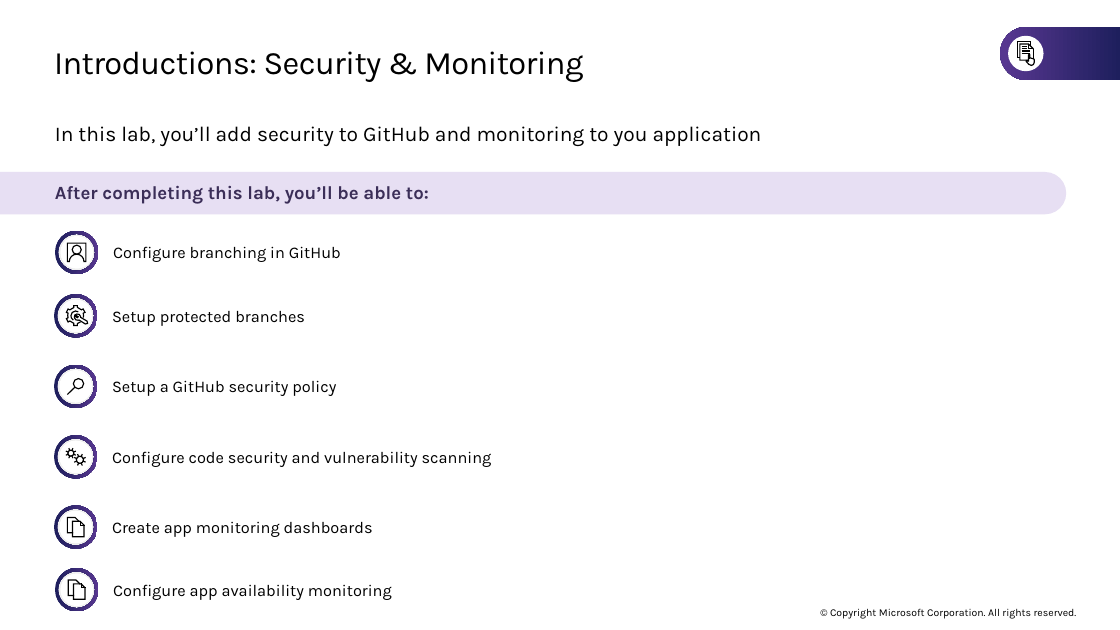
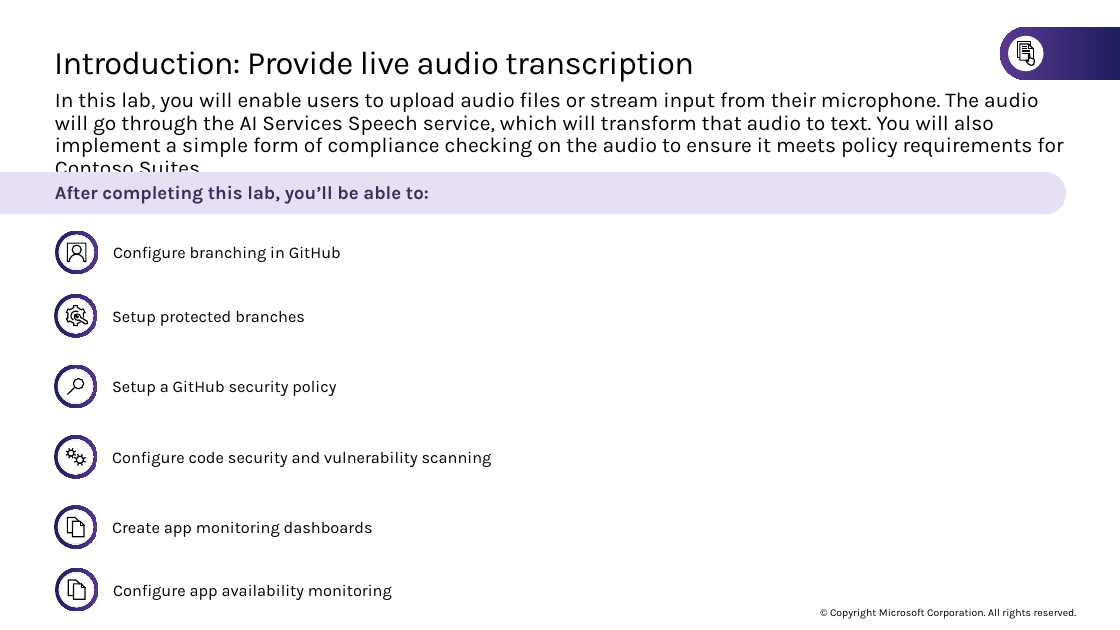
Before and after one commit to microsoft/TechExcel-Implementing-automation-practices-using-Azure-OpenAI, a slide deck: slide 25 of Outline/Lab Slides.pptx (slide 27 before the commit). Drawn at 1120x630 pixels with LibreOffice and Linux fonts; fonts in the diff are those of the drawing. Boxes give left, top, right and bottom in pixels: in the first picture for what was removed or moved away, otherwise in the second. Text is boxed around its words. In the diff, an @@ line names an element or a change of style, - is before the commit and + after.

```diff
--- a/Outline/Lab Slides.pptx
+++ b/Outline/Lab Slides.pptx
@@ title at <box>54,51,694,82</box>: text changed @@
-Introductions: Security & Monitoring
+Introduction: Provide live audio transcription
@@ text at <box>55,92,1063,172</box>: text changed @@
-In this lab, you’ll add security to GitHub and monitoring to you application
+In this lab, you will enable users to upload audio files or stream input from their microphone. The audio will go through the AI Services Speech service, which will transform that audio to text. You will also implement a simple form of compliance checking on the audio to ensure it meets policy requirements for Contoso Suites.
```
Also in this commit, not shown: 4 other slides changed, 12 slides added, 16 slides removed, 18 other files.
